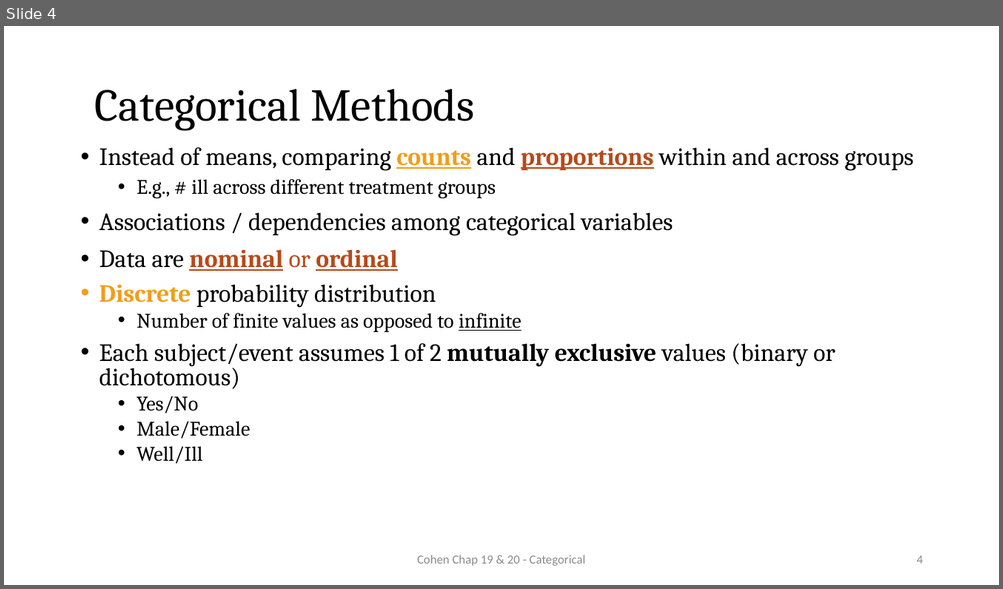
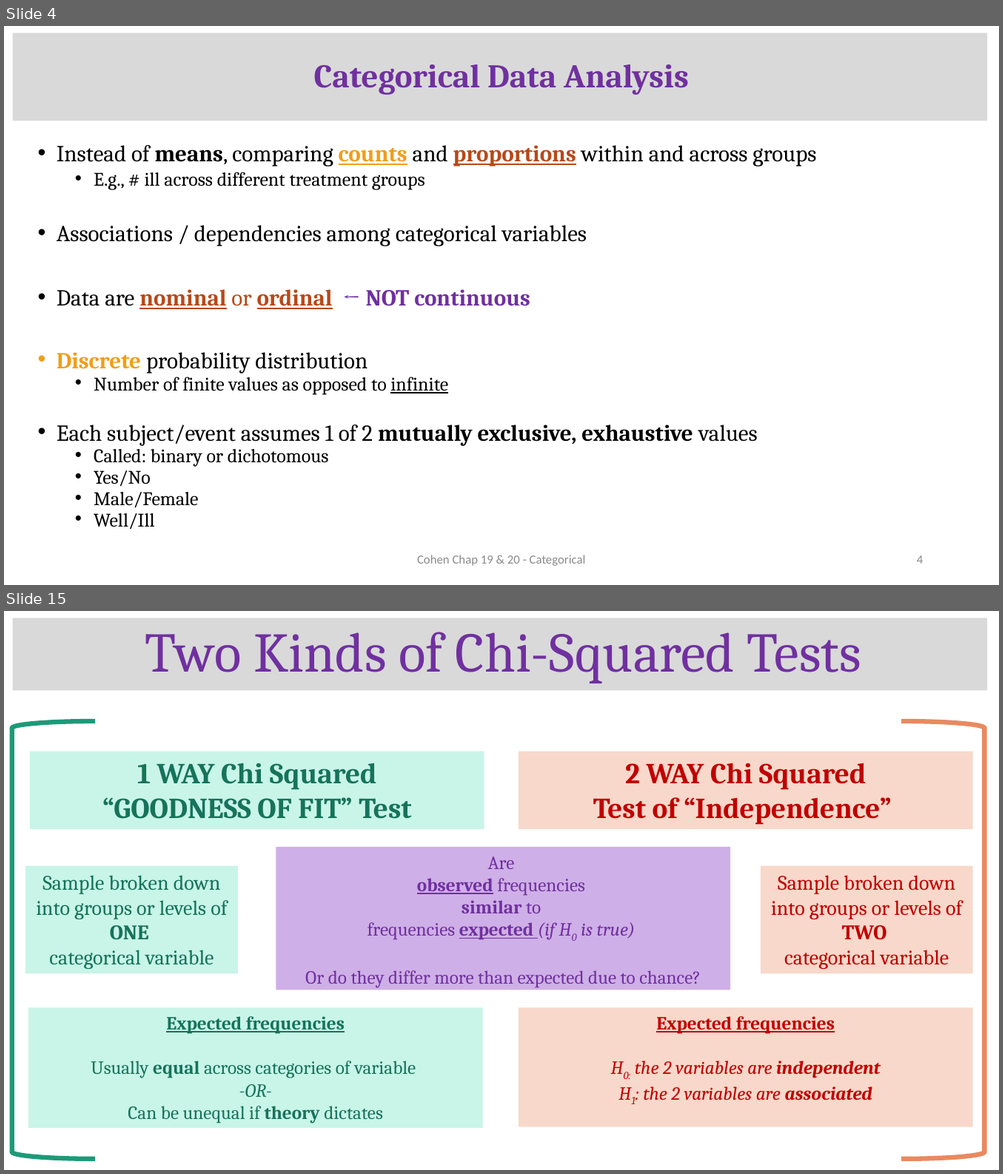
Before and after one commit to CEHS-research/PSY-6600_public, a slide deck: slides/Ch19-20_categorical.pptx. Shown one above the other, each under a label of ours: slide 4 before the commit, slides 4 and 15 after it; the slides between them are not shown. The pictures are 1003x589 and 1003x1174 pixels, drawn with LibreOffice and Linux fonts; fonts in the diff are those of the drawing. Boxes give left, top, right and bottom in pixels: in the first picture for what was removed or moved away, otherwise in the second. Text is boxed around its words. In the diff, an @@ line names an element or a change of style, - is before the commit and + after.

```diff
--- a/slides/Ch19-20_categorical.pptx
+++ b/slides/Ch19-20_categorical.pptx
@@ slide 15 added at box(4, 611, 999, 1170), background #FFFFFF @@
@@ rectangle added at box(12, 618, 987, 690), fill #D9D9D9 @@
@@ title added at box(145, 632, 861, 684), 54 pt, text #7030A0 @@
+Two Kinds of Chi-Squared Tests
@@ left bracket added at box(12, 721, 95, 1159), outline #1D9A78 4.5 pt @@
@@ left bracket added at box(902, 721, 984, 1159), outline #E98960 4.5 pt @@
@@ rectangle added at box(30, 752, 484, 829), fill #C8F5E8, 28 pt, text #16745A, bold @@
+1 WAY Chi Squared
+“GOODNESS OF FIT” Test
@@ rectangle added at box(518, 752, 973, 829), fill #F8D8CA, 28 pt, text #C00000, bold @@
+2 WAY Chi Squared
+Test of “Independence”
@@ rectangle added at box(276, 847, 730, 990), fill #CFAFE7, 18 pt, text #7030A0 @@
+Are
+observed frequencies
+similar to
+frequencies expected (if H0 is true)
+Or do they differ more than expected due to chance?
@@ rectangle added at box(25, 866, 239, 974), fill #C8F5E8, 20 pt, text #16745A @@
+Sample broken down into groups or levels of ONE
+categorical variable
@@ rectangle added at box(760, 866, 973, 974), fill #F8D8CA, 20 pt, text #C00000 @@
+Sample broken down into groups or levels of TWO
+categorical variable
@@ rectangle added at box(28, 1008, 483, 1129), fill #C8F5E8, 18 pt, text #16745A @@
+Expected frequencies
+Usually equal across categories of variable
+-OR-
+Can be unequal if theory dictates
@@ rectangle added at box(518, 1008, 973, 1128), fill #F8D8CA, 18 pt, text #C00000, bold, italic @@
+Expected frequencies
+H0: the 2 variables are independent
+H1: the 2 variables are associated
@@ slide 4 changed as well @@
@@ rectangle added at box(12, 33, 987, 121), fill #D9D9D9 @@
@@ title at box(314, 64, 688, 95): text changed; size 44 to 32 pt; text colour #000000 to #7030A0; bold on @@
-Categorical Methods
+Categorical Data Analysis
@@ text "Instead of means, comparing counts ...": place and size @@
-text "Instead of means, comparing counts ..." at box(99, 147, 913, 464)
+text "Instead of means, comparing counts ..." at box(57, 145, 816, 530)
@@ text at box(57, 145, 816, 530): size 24 to 22.2 pt in "Instead of means, comparing counts and proportions ...", "Associations / dependencies among categorical variables", "Discrete probability distribution"; bold on in "means,"; size 20 to 18.5 pt in "E.g., # ill across different treatment groups", "Number of finite values as opposed to ...", "Yes/No", "Male/Female" and 1 more places; line spacing 0.9 to 0.8; line spacing 0.8 to 0.7 @@
@@ text at box(57, 289, 530, 309): text changed; size 24 to 22.2 pt @@
-• Data are nominal or ordinal
+• Data are nominal or ordinal ← NOT continuous
@@ text at box(57, 425, 757, 467): text changed; size 24 to 22.2 pt @@
-• Each subject/event assumes 1 of 2 mutually exclusive values (binary or dichotomous)
+• Each subject/event assumes 1 of 2 mutually exclusive, exhaustive values
+  • Called: binary or dichotomous
```
Also in this commit, not shown: 22 other slides changed, 8 other slides added, 2 slides removed, 1 other file.
